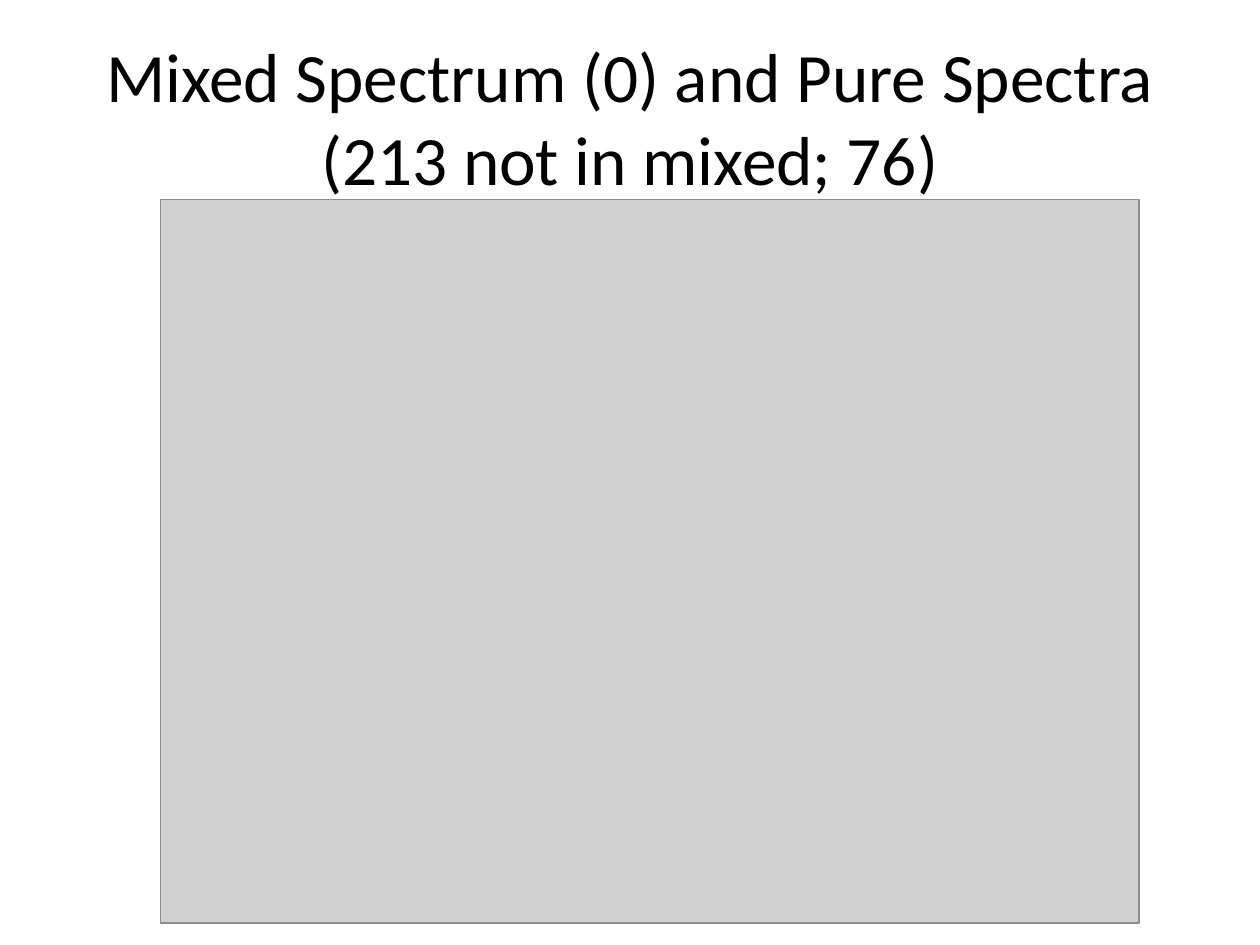
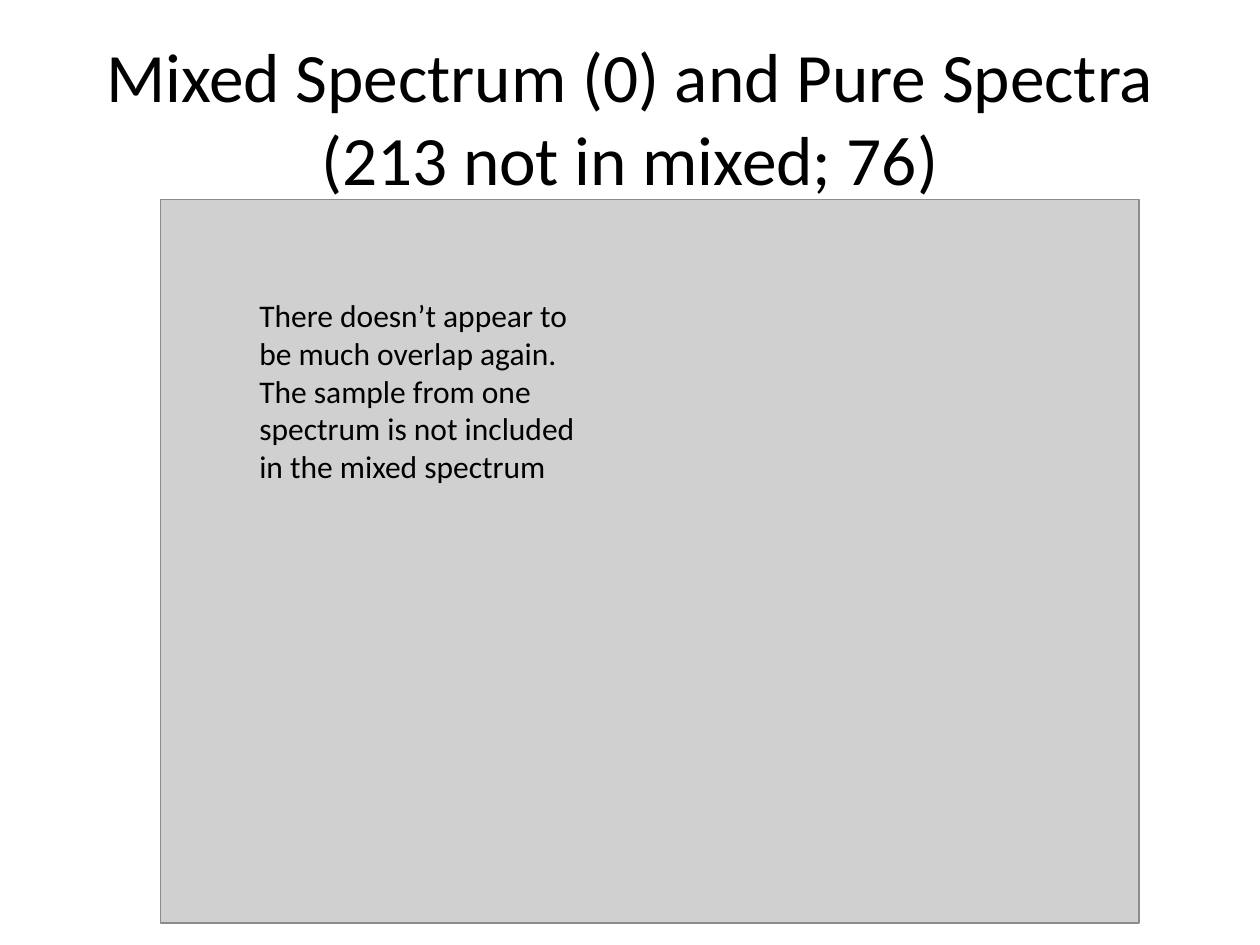
Before and after one commit to dsgray/Springboard, a slide deck: slide 5 of micromass/20190611 Spectra from Bacteria Strains.pptx. Drawn at 1260x945 pixels with LibreOffice and Linux fonts; fonts in the diff are those of the drawing; grey boxes stand for pictures. Boxes give left, top, right and bottom in pixels: in the first picture for what was removed or moved away, otherwise in the second. Text is boxed around its words. In the diff, an @@ line names an element or a change of style, - is before the commit and + after.

```diff
--- a/micromass/20190611 Spectra from Bacteria Strains.pptx
+++ b/micromass/20190611 Spectra from Bacteria Strains.pptx
@@ text added at bbox=[259, 305, 574, 483], 18 pt, text #000000 @@
+There doesn’t appear to be much overlap again. The sample from one spectrum is not included in the mixed spectrum
```
Also in this commit, not shown: 3 other slides changed.
